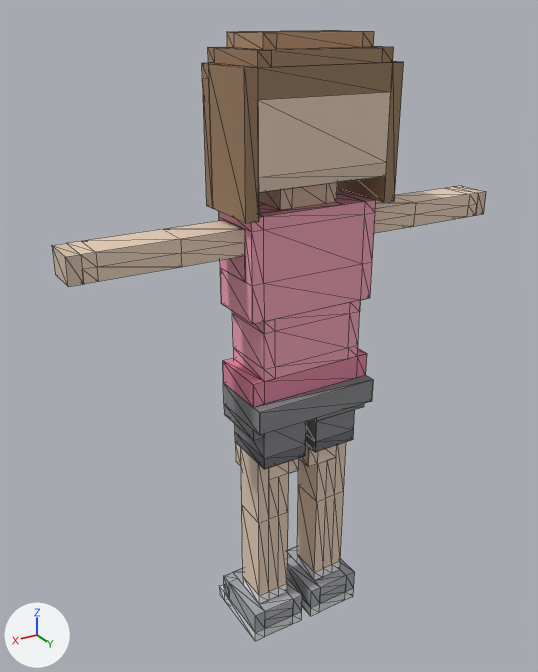
A saved change to the glTF model public/angi.glb.
Before and after are seen from a 50 mm camera at (1.232, 1.902, 2.081) aimed at (0.072, -0.031, 1.114). Lighting does not change. The marker at lower left points along +X, +Y and +Z. The picture after the commit comes second. Mesh edges are drawn as thin lines. Vertices at exactly the same position are counted once.

Before the edit, the objects in view are built like this:
```python
me_voxeledesanyahumanmesh = bpy.data.meshes.new('VoxelEdesanyaHumanMesh')
me_voxeledesanyahumanmesh.from_pydata(...)  # 607 vertices, 786 faces; spans x -0.74..0.74, y -0.16..0.16, z 0.0..2.04
me_voxeledesanyahumanmesh.materials.append(mat_voxelvertexcolormaterial)
ob_voxeledesanyahumanmesh = bpy.data.objects.new('VoxelEdesanyaHumanMesh', me_voxeledesanyahumanmesh)
ob_voxeledesanyahumanmesh.location = (0.0, 0.0, 0.0)
```
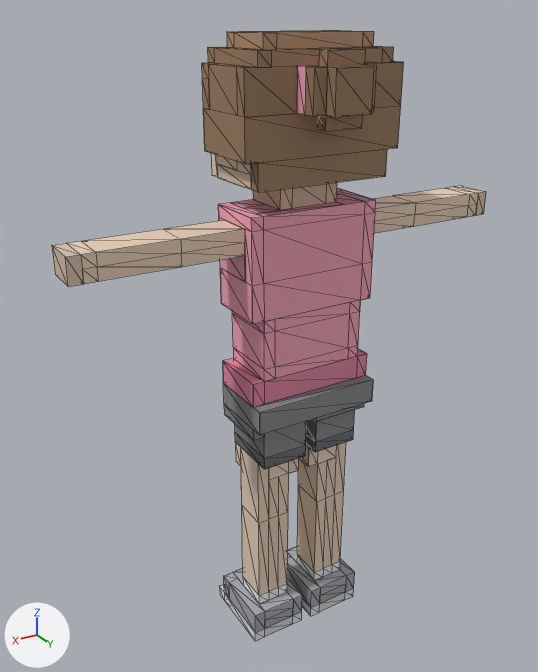
Pixel boxes [x1, y1, x2, y2] of what changed, in the pictures (538 x 672 px):
part 1 of me_voxeledesanyahumanmesh, reshaped
    before: [202, 61, 404, 223]
    after: [202, 49, 404, 193]

Diff of the bpy script that builds the scene:
```diff
--- a/public/angi.glb.py
+++ b/public/angi.glb.py
@@ me_voxeledesanyahumanmesh @@
 # used by ob_voxeledesanyahumanmesh; location = (0.0, 0.0, 0.0)
-me_voxeledesanyahumanmesh.from_pydata(...)  # 607 vertices, 786 faces; spans x -0.74..0.74, y -0.16..0.16, z 0.0..2.04
+me_voxeledesanyahumanmesh.from_pydata(...)  # 663 vertices, 864 faces; spans x -0.74..0.74, y -0.16..0.28, z 0.0..2.04
+# me_voxeledesanyahumanmesh part 1
+# 11 vertices are removed from x -0.26..0.26, y -0.08..0.16, z 1.56..1.88
+# 36 faces are deleted
+# 2 vertices move from x -0.26..0.26, y -0.04, z 1.56 to x -0.26..0.26, y -0.04, z 1.84
+# 32 vertices are added at x -0.26..0.26, y -0.08..0.2, z 1.68..2.0
+# 8 new vertices lie (0.0, -0.04, 0.0) away from vertices in x -0.26..0.26, y -0.04..0.16, z 1.56..1.96
+# 6 new vertices lie (0.0, 0.0, -0.12) away from vertices in x -0.26..0.26, y -0.08..0.16, z 1.84..1.96
+# 13 new vertices lie (0.0, 0.04, 0.0) away from vertices in x -0.1..0.1, y 0.08..0.2, z 1.64..2.0
+# 8 new vertices lie (0.0, 0.04, 0.0) away from vertices in x -0.1..0.1, y 0.2..0.24, z 1.84..1.96
+# 114 new faces join them
 me_voxeledesanyahumanmesh.materials.append(mat_voxelvertexcolormaterial)
```
